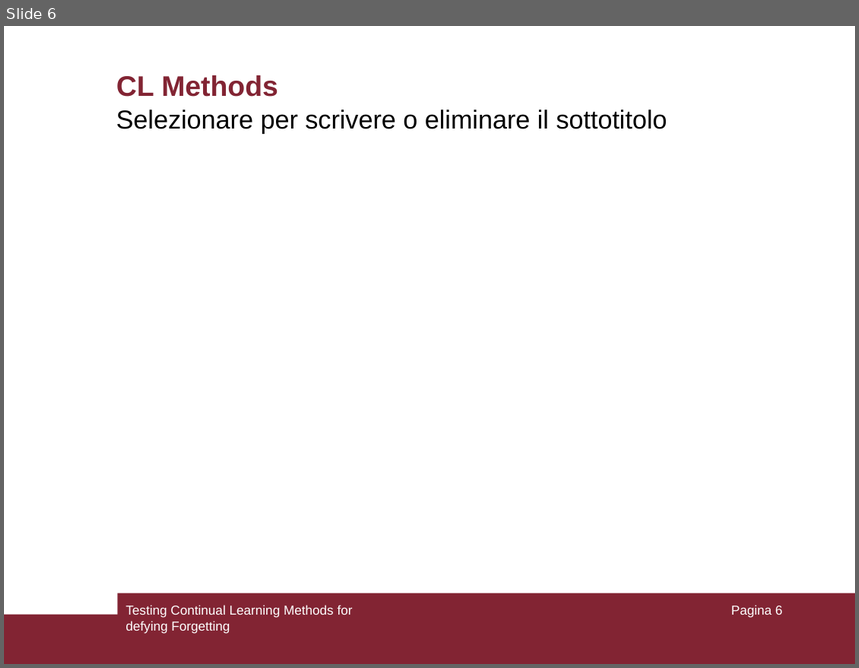
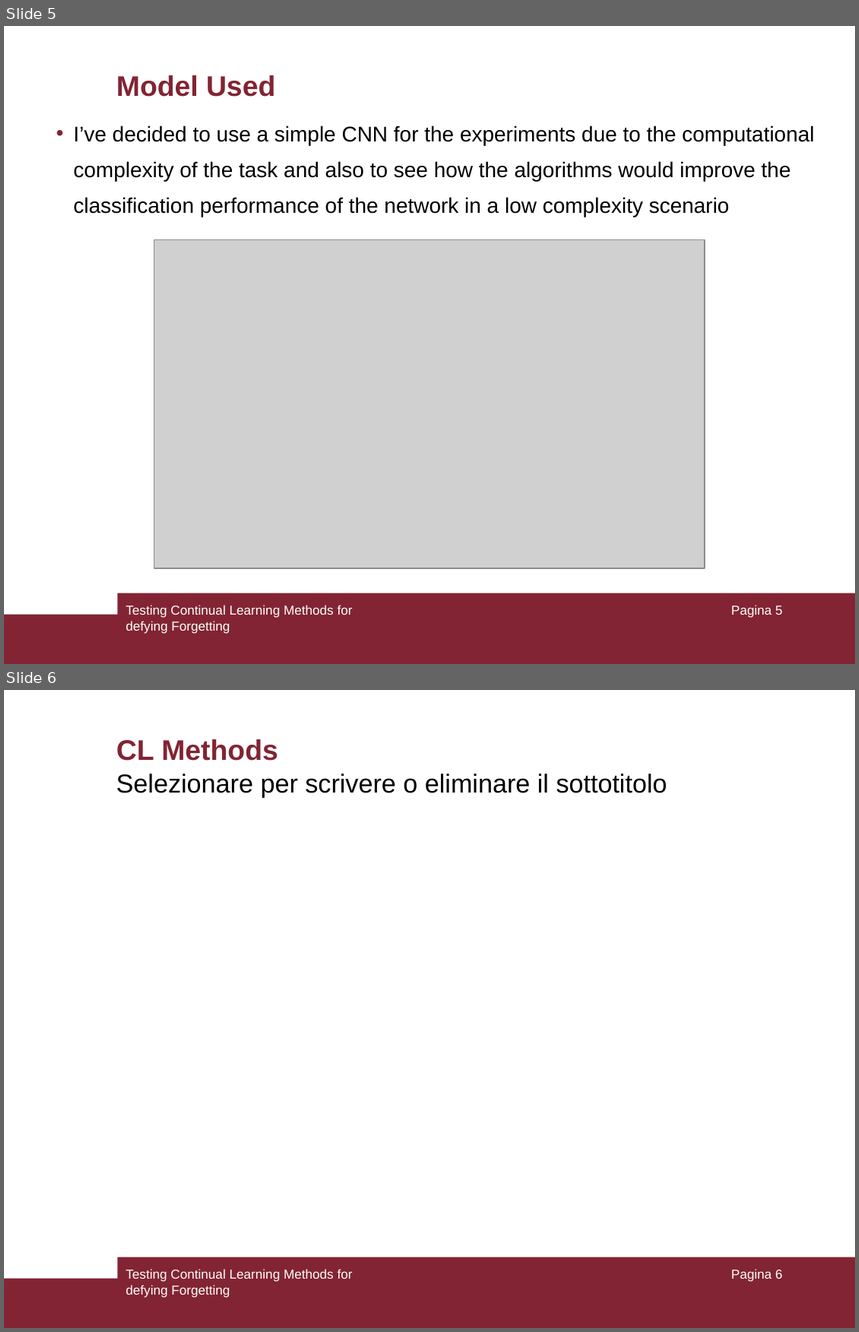
Before and after one commit to giacomotelloli/ContinualLearning, a slide deck: PresPrj.ppt. Shown one above the other, each under a label of ours: slide 6 before the commit, slides 5 and 6 after it. The pictures are 859x668 and 859x1332 pixels, drawn with LibreOffice and Linux fonts; fonts in the diff are those of the drawing; grey boxes stand for pictures. Boxes give left, top, right and bottom in pixels: in the first picture for what was removed or moved away, otherwise in the second. Text is boxed around its words. In the diff, an @@ line names an element or a change of style, - is before the commit and + after.

```diff
--- a/PresPrj.ppt
+++ b/PresPrj.ppt
@@ slide 5 added at bbox=[4, 26, 855, 664], background #FFFFFF; not listed: 2 template elements that a slide beside it also shows @@
@@ title added at bbox=[116, 75, 275, 97], 24 pt, text #822433, bold @@
+Model Used
@@ text added at bbox=[73, 126, 814, 217], 18 pt, text #000000 @@
+• I’ve decided to use a simple CNN for the experiments due to the computational complexity of the task and also to see how the algorithms would improve the classification performance of the network in a low complexity scenario
@@ picture added at bbox=[154, 240, 705, 568] @@
@@ text added at bbox=[126, 605, 353, 634], 11 pt, text #FFFFFF @@
+Testing Continual Learning Methods for defying Forgetting
@@ page number added at bbox=[731, 605, 783, 618], 11 pt, text #FFFFFF @@
+Pagina 5
```
Also in this commit, not shown: 1 slide changed, 1 other slide added, 4 slides removed, 1 other file.
